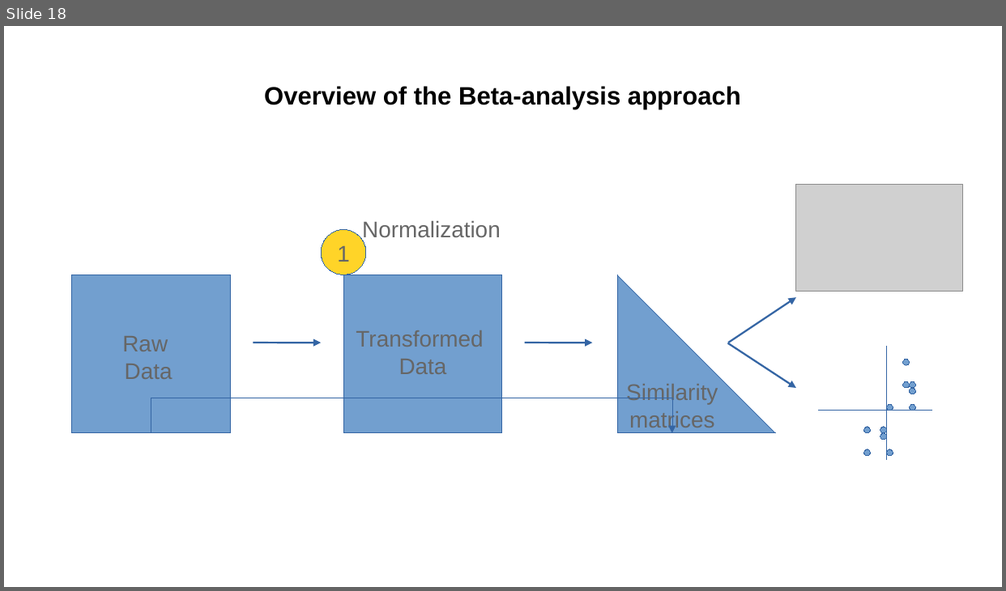
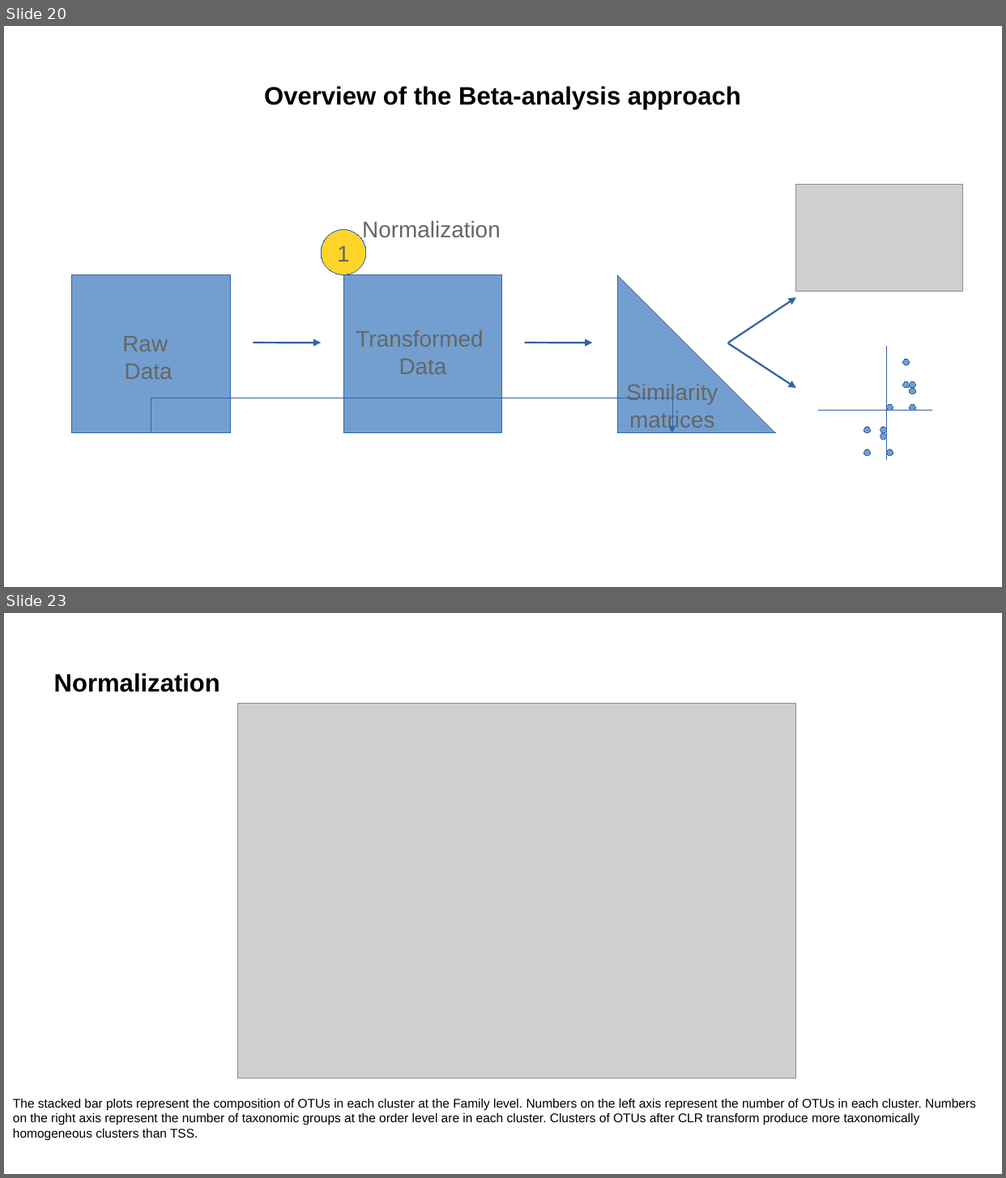
Before and after one commit to vincentmanz/Metagenomics_2024, a slide deck: Day_2/diversity indices.odp. Shown one above the other, each under a label of ours: slide 18 before the commit, slides 20 and 23 after it; the slides between them are not shown. The pictures are 1006x591 and 1006x1178 pixels, drawn with LibreOffice and Linux fonts; fonts in the diff are those of the drawing; grey boxes stand for pictures. Boxes give left, top, right and bottom in pixels: in the first picture for what was removed or moved away, otherwise in the second. Text is boxed around its words. In the diff, an @@ line names an element or a change of style, - is before the commit and + after.

```diff
--- a/Day_2/diversity indices.odp
+++ b/Day_2/diversity indices.odp
@@ slide 23 added at box(4, 613, 1002, 1174), background #FFFFFF @@
@@ title added at box(54, 673, 220, 692), 20 pt, text #000000, bold @@
+Normalization
@@ picture added at box(237, 704, 796, 1079) @@
@@ text added at box(13, 1098, 976, 1140), 10 pt, text #000000 @@
+The stacked bar plots represent the composition of OTUs in each cluster at the Family level. Numbers on the left axis represent the number of OTUs in each cluster. Numbers on the right axis represent the number of taxonomic groups at the order level are in each cluster. Clusters of OTUs after CLR transform produce more taxonomically homogeneous clusters than TSS.
@@ what was slide 18 is now slide 20 @@
```
Also in this commit, not shown: 9 slides changed, 17 other slides added, 7 slides removed, 1 other file.
